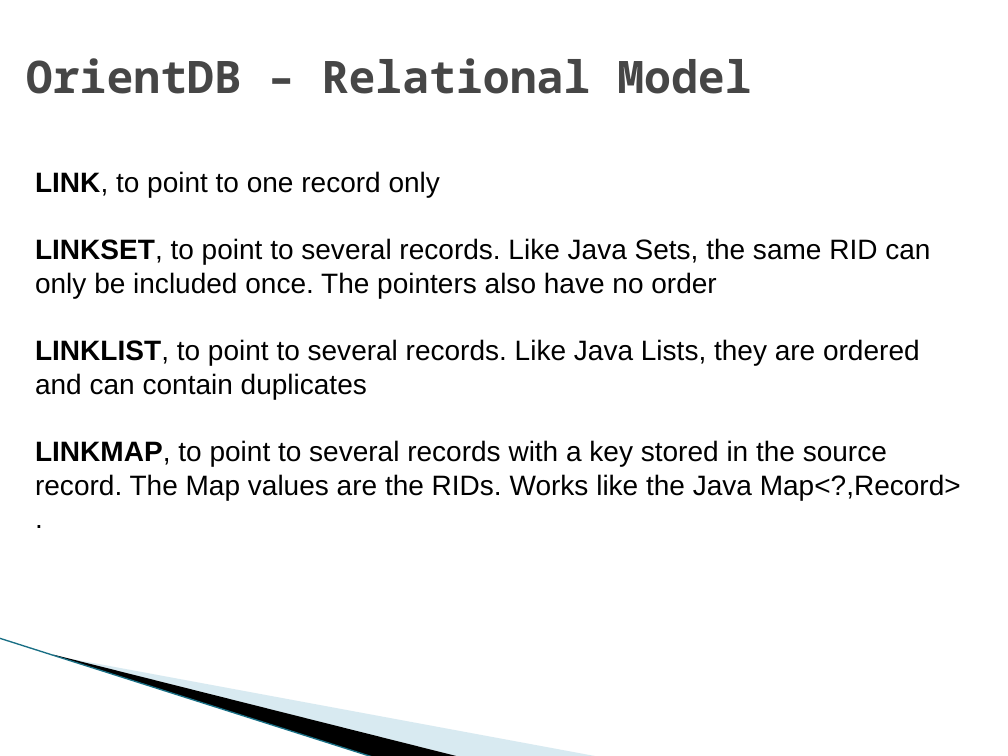
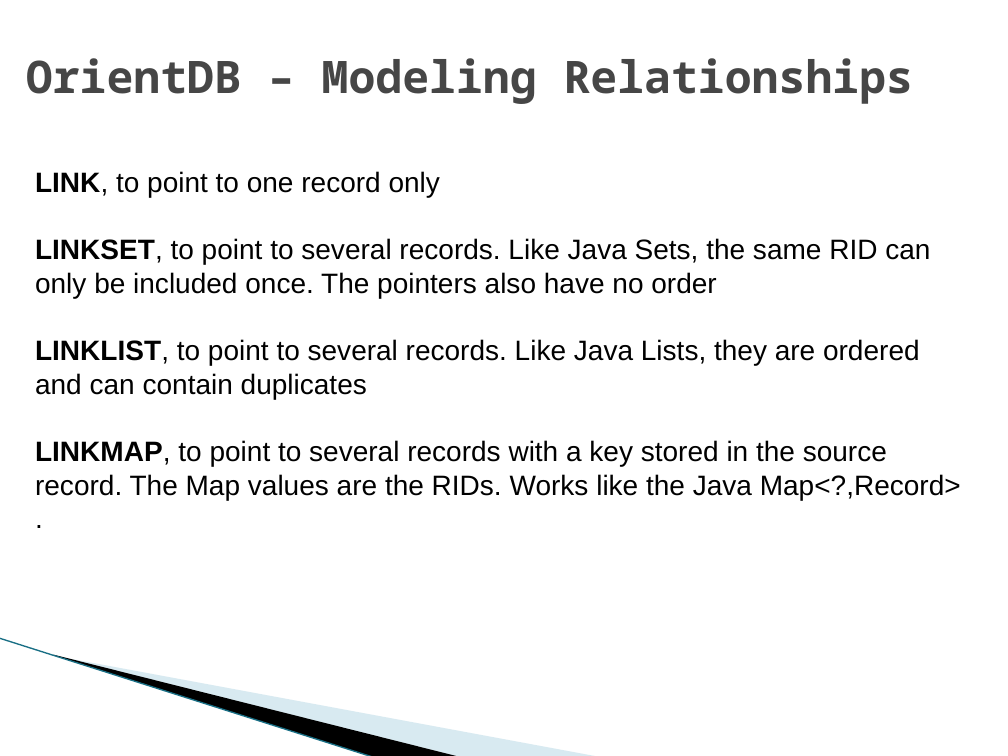
Before and after one commit to arunramkrish/bt_graphdb, a slide deck: slide 53 of presentations/2_OrientDB.pptx (slide 13 before the commit). Drawn at 1008x756 pixels with LibreOffice and Linux fonts; fonts in the diff are those of the drawing; background and template pictures are left out. Boxes give left, top, right and bottom in pixels: in the first picture for what was removed or moved away, otherwise in the second. Text is boxed around its words. In the diff, an @@ line names an element or a change of style, - is before the commit and + after.

Commit message:
updated with more orientdb slides and updated code base

```diff
--- a/presentations/2_OrientDB.pptx
+++ b/presentations/2_OrientDB.pptx
@@ title at [26, 58, 913, 104]: text changed @@
-OrientDB – Relational Model
+OrientDB – Modeling Relationships
```
Also in this commit, not shown: 5 other slides changed, 46 slides added, 1 other file.
